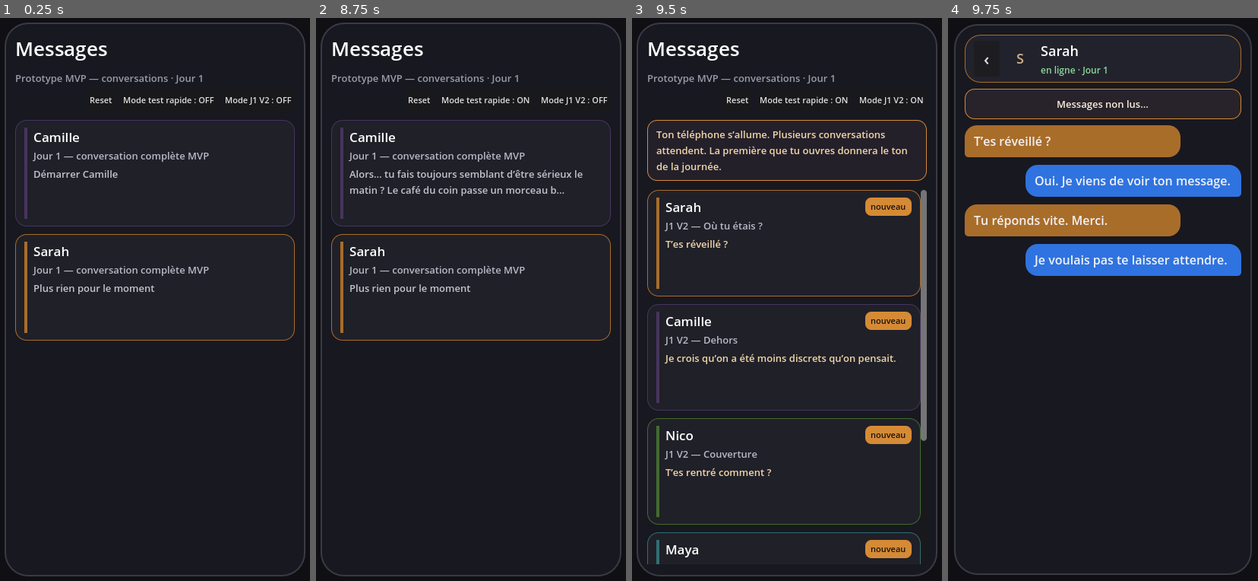
Above: before the commit, frames 1-4 (left to right).
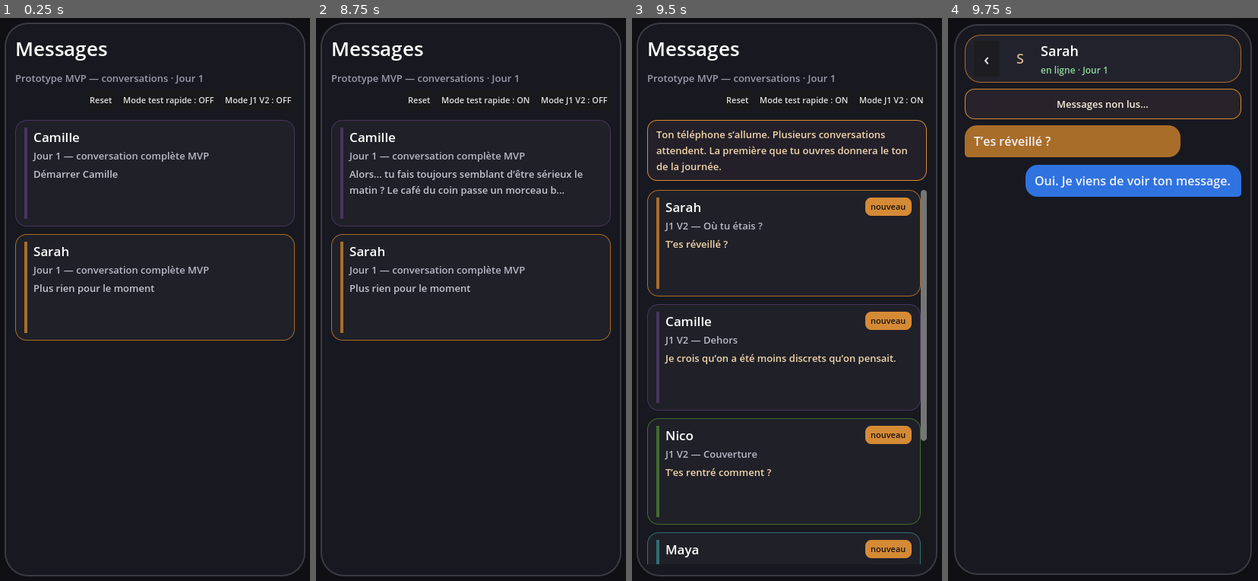
Above: after the commit, the same moments.

Repository: ludowww/game_18
Game: Godot game, scene res://scenes/conversation_list.tscn
The game is run twice, just before and just after one commit, with the same random seed, the same clock (stepped at 60 frames per second) and the same inputs.
Inputs (mouse positions are in pixels of both pictures, inside the frame that each line leads up to):
- Up to frame 1 (0.25 s): no input
- Up to frame 2 (8.75 s): click "Mode test rapide : OFF" at 0.5 s; click "Mode test rapide : ON" at 1.25 s; click "Mode J1 V2 : OFF" at 2 s; click "Mode test rapide : OFF" at 2.75 s; click "Mode J1 V2 : ON" at 3.5 s; click (471, 175) at 4.27 s; click "‹" at 5 s; click (471, 288) at 5.77 s; click "‹" at 6.5 s; click "Mode test rapide : ON" at 7.25 s; click "Mode test rapide : OFF" at 8 s
- Up to frame 3 (9.5 s): click "Mode J1 V2 : OFF" at 8.75 s
- Up to frame 4 (9.75 s): click (1099, 243) at 9.52 s

Frames 1-3 are identical in both runs. In frame 4, 7.8% of the frame differs, in the area x 5-95%, y 33-46%.

Commit message:
fix: add delays to J1 V2 initial exchange

Diff:
--- a/product/godot_t004_prototype/scripts/conversation_screen.gd
+++ b/product/godot_t004_prototype/scripts/conversation_screen.gd
@@ -70,7 +70,8 @@
 		ConversationState.current()["started"] = true
 		var start_node := _resolved_start_node()
 		await _show_j1_v2_initial_exchange_if_needed(start_node)
-		_advance_to(start_node, true)
+		await get_tree().create_timer(_between_messages_delay_seconds()).timeout
+		_advance_to(start_node)
 
 func _build_ui() -> void:
 	var background := ColorRect.new()
@@ -308,6 +309,7 @@
 		return
 	if not ConversationState.current_has_message_text(initial_message):
 		await _add_bubble(current_contact_id, initial_message)
+		await get_tree().create_timer(_between_messages_delay_seconds()).timeout
 	if not ConversationState.current_has_message_text(player_reply):
 		await _add_bubble("player", player_reply)
 
Not shown, changed: product/godot_t004_prototype/tests/test_t136_entry_variants_runtime.py
Not shown, changed: product/godot_t004_prototype/tests/test_t143_j1_v2_initial_message_and_unread_navigation.py
Not shown, changed: product/godot_t004_prototype/tests/test_t144_j1_v2_initial_player_replies.py
Not shown, added: product/godot_t004_prototype/tests/test_t145_j1_v2_initial_exchange_delays.py
